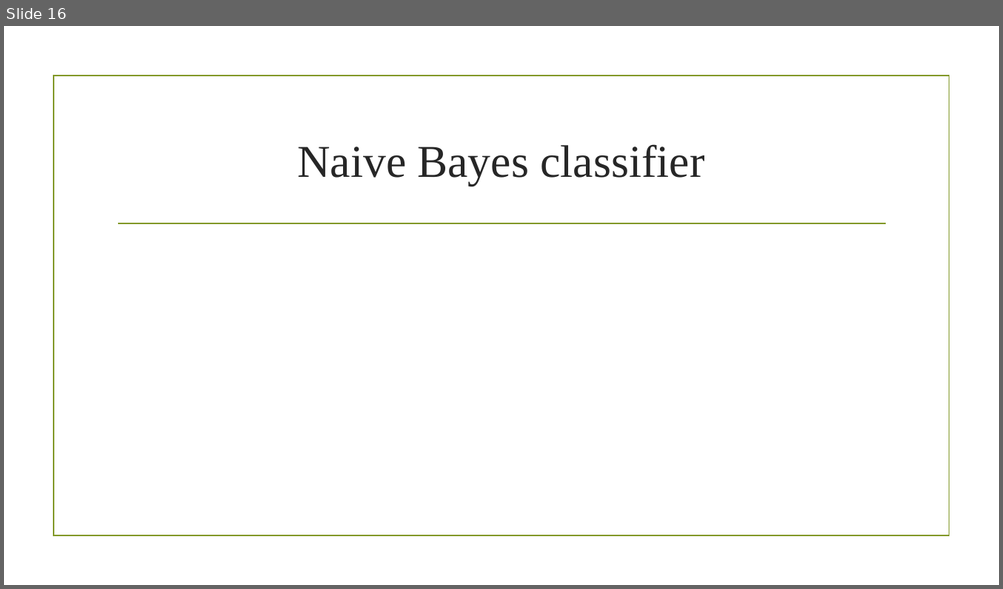
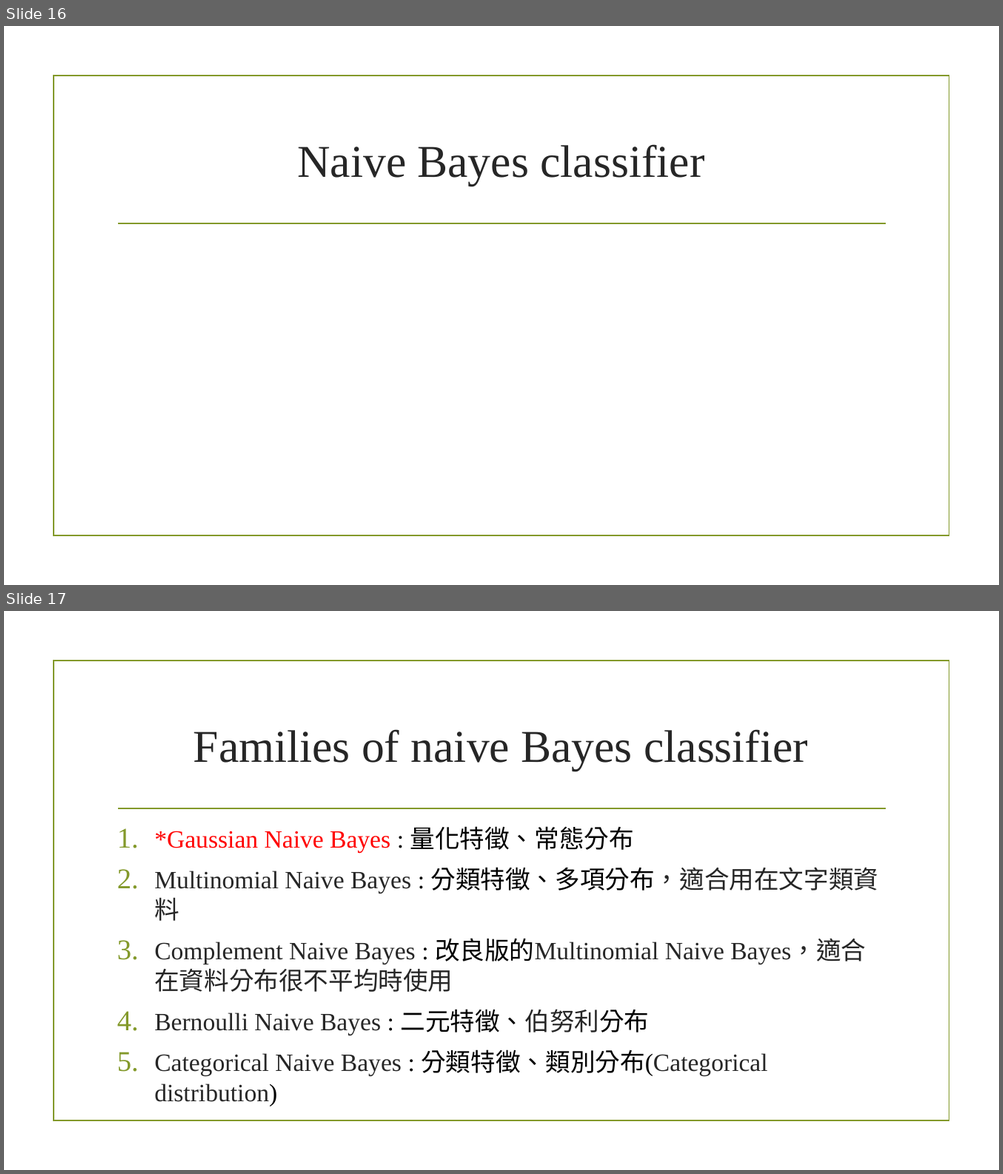
Before and after one commit to gama79530/ML_workshop, a slide deck: ML_workshop.pptx. Shown one above the other, each under a label of ours: slide 16 before the commit, slides 16 and 17 after it. The pictures are 1003x589 and 1003x1174 pixels, drawn with LibreOffice and Linux fonts; fonts in the diff are those of the drawing; grey boxes stand for pictures; background and template pictures are left out. Boxes give left, top, right and bottom in pixels: in the first picture for what was removed or moved away, otherwise in the second. Text is boxed around its words. In the diff, an @@ line names an element or a change of style, - is before the commit and + after.

```diff
--- a/ML_workshop.pptx
+++ b/ML_workshop.pptx
@@ slide 17 added at box(4, 611, 999, 1170), background picture (left out); not listed: 2 template elements that a slide beside it also shows @@
@@ title added at box(193, 729, 808, 771), 44 pt, text #262626 @@
+Families of naive Bayes classifier
@@ text added at box(154, 826, 879, 1106), 24 pt, text #262626 @@
+1. *Gaussian Naive Bayes : 量化特徵、常態分布
+2. Multinomial Naive Bayes : 分類特徵、多項分布，適合用在文字類資料
+3. Complement Naive Bayes : 改良版的Multinomial Naive Bayes，適合在資料分布很不平均時使用
+4. Bernoulli Naive Bayes : 二元特徵、伯努利分布
+5. Categorical Naive Bayes : 分類特徵、類別分布(Categorical distribution)
```
Also in this commit, not shown: 3 slides changed, 1 other slide added, 1 other file.
